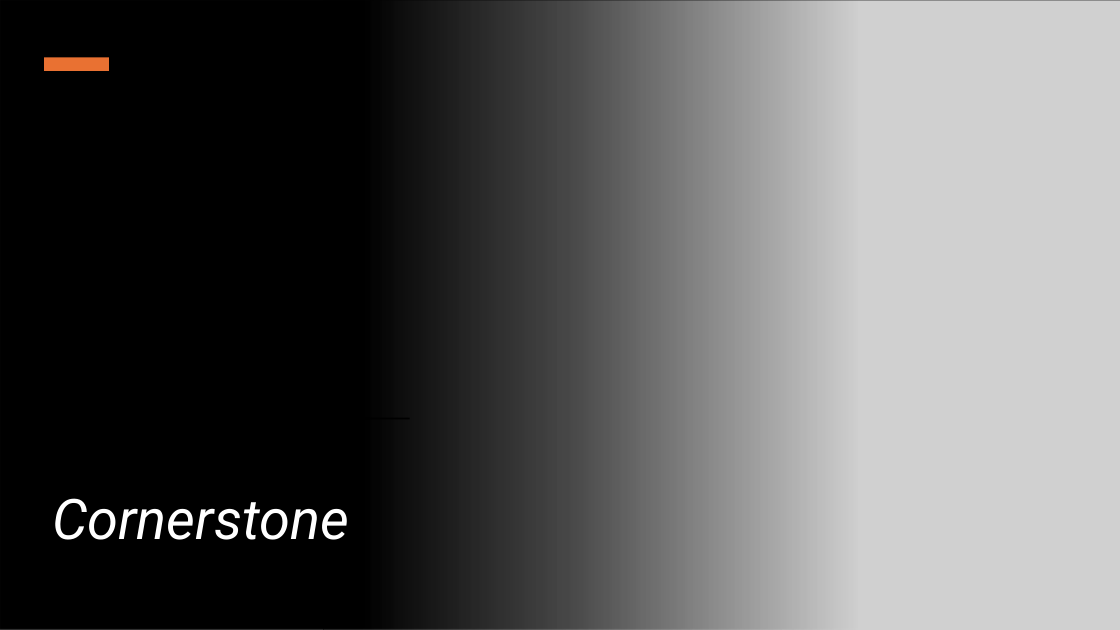
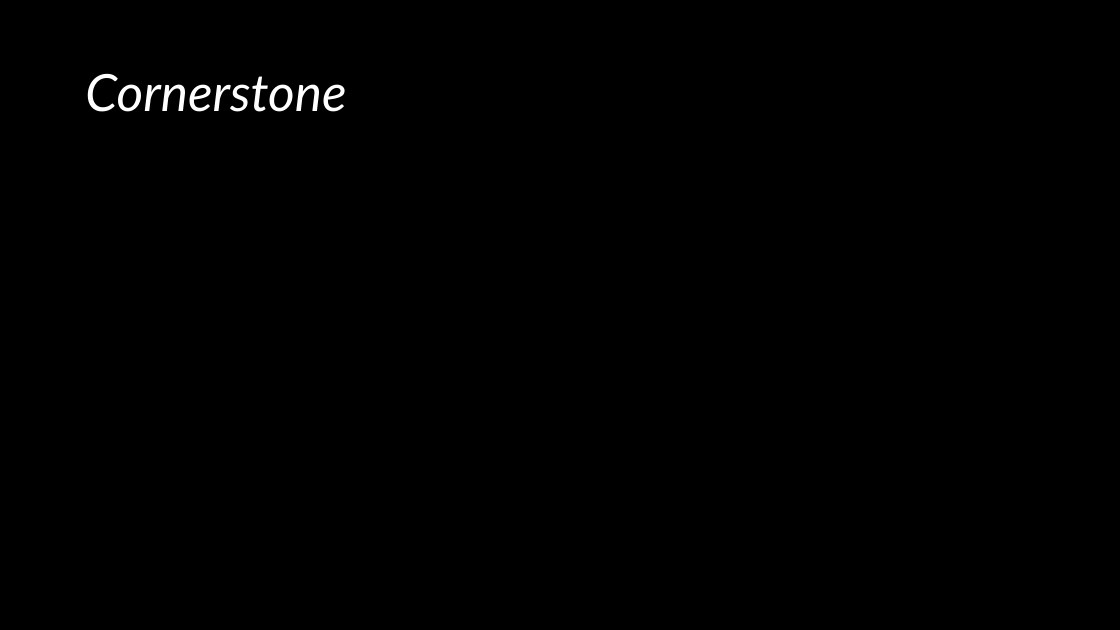
Before and after one commit to kendall412/worship, a slide deck: slide 34 of 2026-04-03 El Camino Set (CHORDS).pptx. Drawn at 1120x630 pixels with LibreOffice and Linux fonts; fonts in the diff are those of the drawing; grey boxes stand for pictures. Boxes give left, top, right and bottom in pixels: in the first picture for what was removed or moved away, otherwise in the second. Text is boxed around its words. In the diff, an @@ line names an element or a change of style, - is before the commit and + after.

```diff
--- a/2026-04-03 El Camino Set (CHORDS).pptx
+++ b/2026-04-03 El Camino Set (CHORDS).pptx
@@ background #FFFFFF to #000000 @@
@@ rectangle removed at (0,0,858,630) @@
@@ picture removed at (323,0,1120,630) @@
@@ rectangle removed at (44,58,109,71) @@
@@ title "Cornerstone": place and size @@
-title "Cornerstone" at (52,498,349,540)
+title "Cornerstone" at (85,73,346,112)
@@ title "Cornerstone" at (85,73,346,112): size 48 to 44 pt, font Roboto to Lato; less space between paragraphs; vertical alignment top to middle @@
@@ rectangle removed at (45,418,410,419) @@
```
Also in this commit, not shown: 5 other slides changed, 1 other file.
